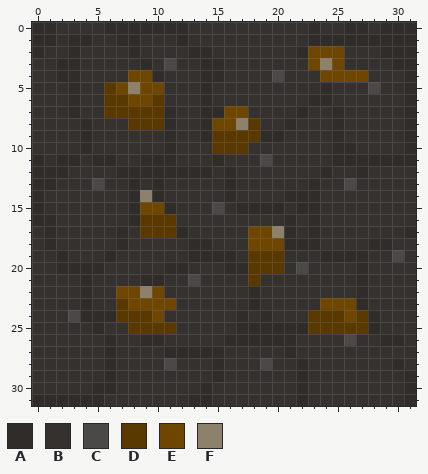
Pixel-art sprite: Project/Relocation/Content/CaveTiles001.png. The first picture shows the starting point.
The file is 32x32 pixels. Colours within 5 levels of each other are drawn and written as one.
Palette (. is transparent): A #2f2c29  B #35312e  C #4a4948  D #5a3900  E #6f4600  F #8d816b
Pixels before, first column x 0:
 0 AABBBBAAAAAAABBBBBBBBBBABBAABAAA
 1 AABAABBAABBBABBBBBBBBBBAAAAAAAAA
 2 ABBABBBBABBBBAABBBBBBBAEEEBBBAAA
 3 BBAABBBBBABCBBAABBBBBBBEFEBBBBAA
 4 BBAABBBBEEABBBAABBBBCBBBEEEEBBBA
 5 BBBABBDEFEEBBBABBBBBBBBBABBBCBBA
 6 BBBABBDDEEDBBBABBBBBBBBAABBBBBBA
 7 BBBABBDDDDDABBAAEEBBBBABBABBBBBA
 8 BBBBABBBDDDABBAEEFDBBABBBABBBBBA
 9 BBBBABBBBBBABBADDDDAABBBBABBBBBA
10 BBBBABBBBBBABBBDDDBBBBBBBAABBBBA
11 ABAABAABBAAABBBABBBCBBBBBAAAAAAA
12 AAABBBBAAAAAAAABABBBBBBBABBABBBB
13 AABBBCBBABABBBBBABBBBBBABBCBBBBB
14 ABBBBBBBAFABBBBBABBBBAAABBBBBBBB
15 ABBBBBBBAEEABBBCBAAAABAABBBBBBBB
16 AABBBBBBADDDBBBBBBBBBABABBBBBBBB
17 BABBBBBABDDDABBBBBEEFABABBBBBBBA
18 BABBBBBABBBBBAABBBEEEAAABBBBAABB
19 BBABBBABBBBBBAAAABDDDBBBAAAABBCB
20 BBAAAABBBBBAABBBAADDDBCBBBBABBBB
21 BBBBABBBBAABBCBBBBDBBBBBBBBABBBB
22 BBBBABBEEFEBBBBBBBABBBBBBBBABBBB
23 BBBBABBDEEEEBBBBBBABBBBBEEEABBBB
24 BBBCAAADDDEBBBBBBABABBBDDDEDABBB
25 BBBBBABBDDDDBBBBBAAAAAADDDDDABBB
26 BBBBBBABBAABBBBBAAAAAABBBBCBBAAB
27 BBBBBBABBBBAAAAABBBBBABBBBBBBBBB
28 BBBBBBABBBBCBBBABBBCBBABBBBBBBAB
29 BBBBBBABBBBBBBBABBBBBBABBBBBBBBA
30 BBBBBAABBBBBBBABBBBBBBABBBBBBBBA
31 AAAAAABBBBBBBAABBBBBBBABBBBBBBBA
New version:
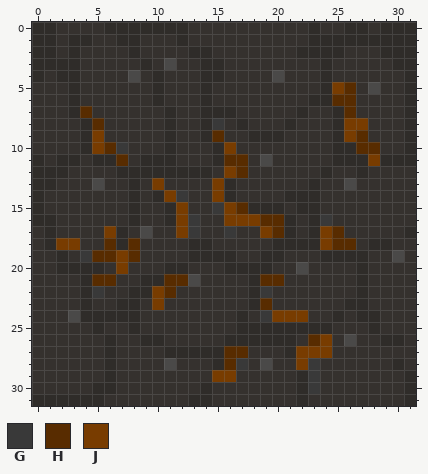
Colours new in this view: G #393939  H #582c00  J #783c00
Edits made:
Changed rows in their new state; - is an unchanged pixel.
first column x 0:
 2 -A---------------------AAA---
 3 AA---------------------BAB---
 4 A-------CB--------------ABBB-
 5 ------BBBBA--------------JH--
 6 ------BBBBA--------------HH--
 7 ----H-BBBBB-----AB--------H--
 8 -----H--BBB----GBAB-------JJ-
 9 -----J---------HBBA-------JH-
10 -----JHG-------AJB---------HH
11 -------H--------HH----------J
12 ----------------JH-----------
13 ----------J----J-------------
14 ---------B-JG--J-------------
15 ---------BB-J--GJH-----------
16 ---------BBAJG--JJJHH---G----
17 ------J--CBBJG--G-BJH---JH---
18 --JJ--H-H---------BBA---JHH--
19 ----GHHJH---------BAA--------
20 -------J----------AAB--------
21 -----HH----HH-----AHH--------
22 -----G-BAAJH-------G---------
23 -------AABJB-------H----BBA--
24 -------AABB--------GJJJBBABA-
25 --------ABBB-----------AABBB-
26 -----------------------HJ----
27 ----------------HH----JJJ----
28 ----------------HG----JG-----
29 ---------------JJ------G-----
30 -----------------------G-----
